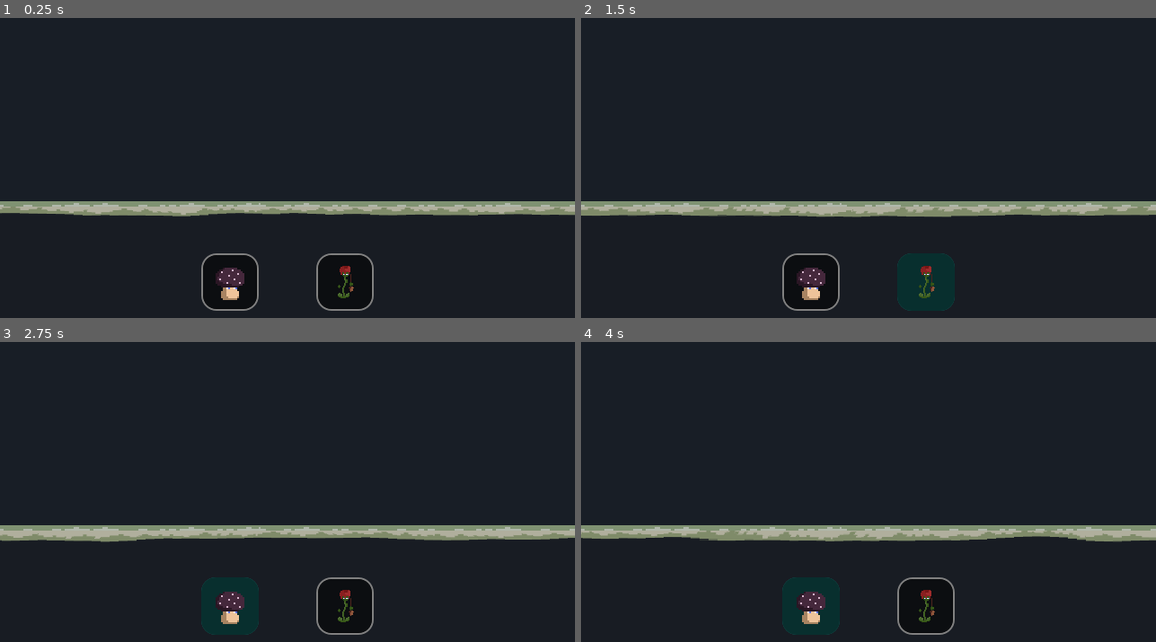
Above: before the commit, frames 1-4 (two rows, left to right).
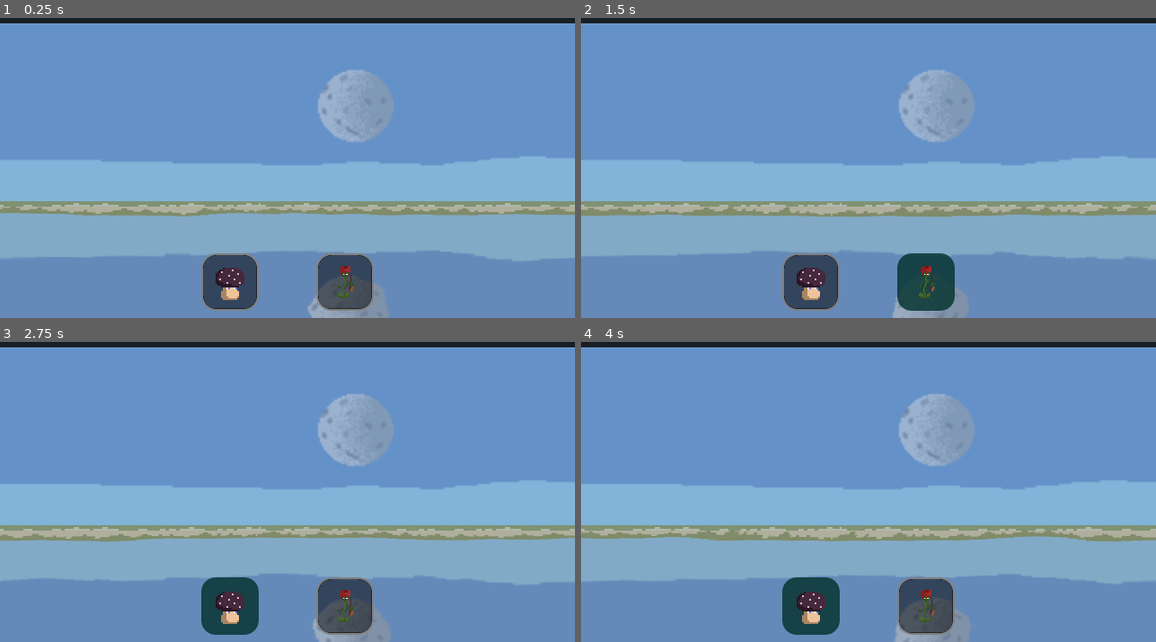
Above: after the commit, the same moments.

Repository: Ieida/godot-wild-jam-79
Game: Godot game, scene res://game/game.tscn
Two runs of this game, one before a commit and one after it. Both use one fixed random seed, a clock stepped at 60 frames per second and the inputs below. The engine's default icon, where the game draws it, is replaced by a stand-in: a white triangle on a blue panel in a dark square.
Inputs (mouse positions are in pixels of both pictures, inside the frame that each line leads up to):
- Up to frame 1 (0.25 s): no input
- Up to frame 2 (1.5 s): click (811, 282) at 0.5 s; click (926, 282) at 1.25 s
- Up to frame 3 (2.75 s): click (230, 606) at 2 s
- Up to frame 4 (4 s): click (926, 606) at 2.75 s; click (811, 606) at 3.5 s

The runs differ from the first frame. In frame 1, 93% of the frame differs, in the area x 0-100%, y 1-100%; in frame 2, 92%; in frame 3, 93%; in frame 4, 93%.

Commit message:
fixed wrong parallax resolution

Diff:
--- a/levels/prototype_level/prototype_level.tscn
+++ b/levels/prototype_level/prototype_level.tscn
@@ -1,8 +1,9 @@
-[gd_scene load_steps=14 format=4 uid="uid://dumgt3u0r5i1i"]
+[gd_scene load_steps=15 format=4 uid="uid://dumgt3u0r5i1i"]
 
 [ext_resource type="TileSet" uid="uid://bbyxnpyuol27n" path="res://levels/prototype_level/tile_set.tres" id="1_8nyvn"]
 [ext_resource type="PackedScene" uid="uid://bd5qcs08srar7" path="res://elements/player/player.tscn" id="2_8nyvn"]
 [ext_resource type="PackedScene" uid="uid://771m6rylajx7" path="res://enemies/fire_enemy/fire_enemy.tscn" id="3_i8b28"]
+[ext_resource type="Texture2D" uid="uid://bug8t8wgw3efl" path="res://assets/parralax.png" id="4_4haeq"]
 [ext_resource type="Shader" uid="uid://c4qca7egyntq1" path="res://shaders/water.gdshader" id="4_jqx64"]
 [ext_resource type="Texture2D" uid="uid://87l5rc6m4wxw" path="res://icon.svg" id="5_3grcs"]
 
@@ -36,7 +37,7 @@
 shader_parameter/speed = Vector2(0.03, 0.07)
 shader_parameter/wave_strength = 1.0
 shader_parameter/y_scale = 2.0
-shader_parameter/y_zoom = 3.45227
+shader_parameter/y_zoom = 3.21538
 
 [sub_resource type="GDScript" id="GDScript_3grcs"]
 resource_name = "water"
@@ -91,6 +92,22 @@
 position = Vector2(0, -16)
 zoom = Vector2(2, 2)
 
+[node name="ParallaxBackground" type="ParallaxBackground" parent="."]
+
+[node name="ParallaxLayer" type="ParallaxLayer" parent="ParallaxBackground"]
+
+[node name="Sprite2D" type="Sprite2D" parent="ParallaxBackground/ParallaxLayer"]
+texture = ExtResource("4_4haeq")
+region_enabled = true
+region_rect = Rect2(0, 0, 320, 180)
+
+[node name="ParallaxLayer2" type="ParallaxLayer" parent="ParallaxBackground"]
+
+[node name="Sprite2D" type="Sprite2D" parent="ParallaxBackground/ParallaxLayer2"]
+texture = ExtResource("4_4haeq")
+region_enabled = true
+region_rect = Rect2(0, 180, 320, 180)
+
 [node name="Water" type="Sprite2D" parent="."]
 texture_filter = 1
 material = SubResource("ShaderMaterial_4haeq")
Binary file changed: assets/parralax.aseprite
Not shown, added: assets/parralax.png.import
Not shown: 1 places in elements/plant/plant.tscn that only renumber resources
Not shown, added: assets/explosion_small.png.import.orig
Not shown, added: assets/pomegranate.png.import.orig
Not shown, added: assets/spike bush.png.import.orig
